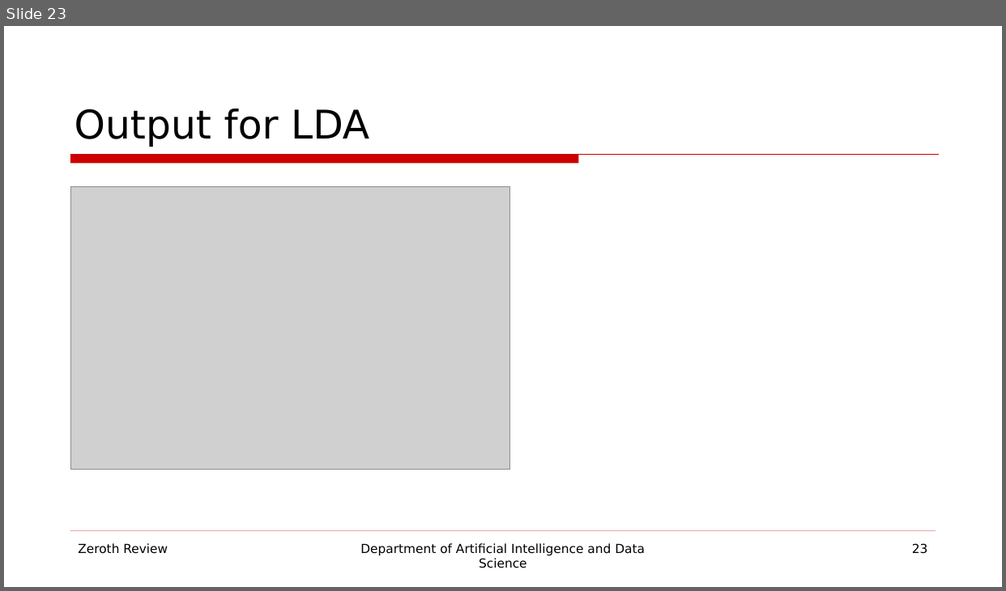
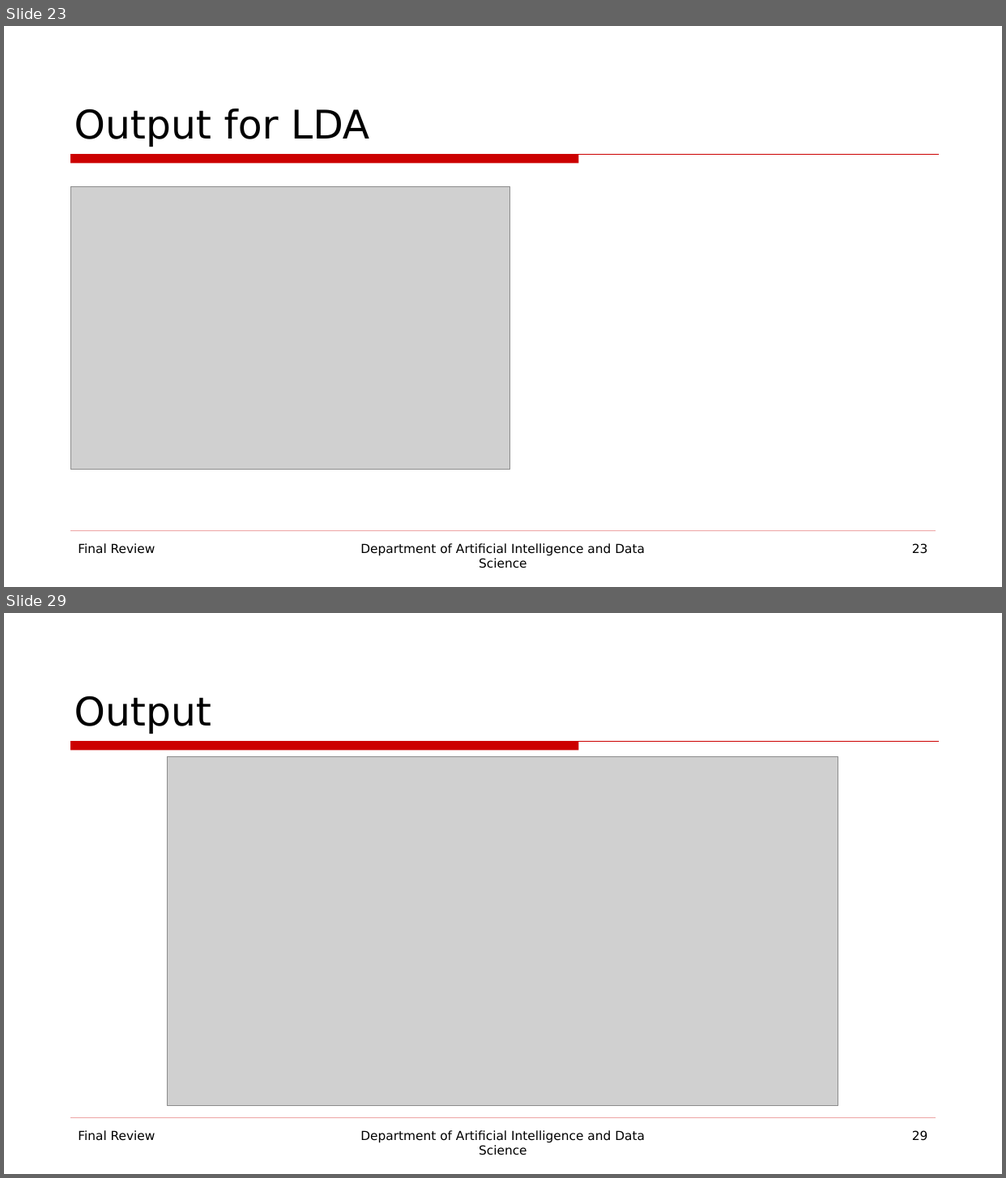
Before and after one commit to prasannak17/MiniProject, a slide deck: Final_review3741.pptx. Shown one above the other, each under a label of ours: slide 23 before the commit, slides 23 and 29 after it; the slides between them are not shown. The pictures are 1006x591 and 1006x1178 pixels, drawn with LibreOffice and Linux fonts; fonts in the diff are those of the drawing; grey boxes stand for pictures; background and template pictures are left out. Boxes give left, top, right and bottom in pixels: in the first picture for what was removed or moved away, otherwise in the second. Text is boxed around its words. In the diff, an @@ line names an element or a change of style, - is before the commit and + after.

```diff
--- a/Final_review3741.pptx
+++ b/Final_review3741.pptx
@@ slide 29 added at box(4, 613, 1002, 1174), background picture (left out); not listed: 2 template elements that a slide beside it also shows @@
@@ title added at box(74, 696, 211, 734), 38 pt, text #000000 @@
+Output
@@ picture added at box(167, 756, 839, 1106) @@
@@ text added at box(78, 1131, 155, 1141), 12 pt, text #000000 @@
+Final Review
@@ text added at box(360, 1131, 645, 1156), 12 pt, text #000000 @@
+Department of Artificial Intelligence and Data Science
@@ page number added at box(912, 1131, 928, 1141), 12 pt, text #000000 @@
+29
@@ slide 23 changed as well @@
@@ text at box(78, 544, 155, 554): text changed @@
-Zeroth Review
+Final Review
```
Also in this commit, not shown: 25 other slides changed, 5 other slides added.
